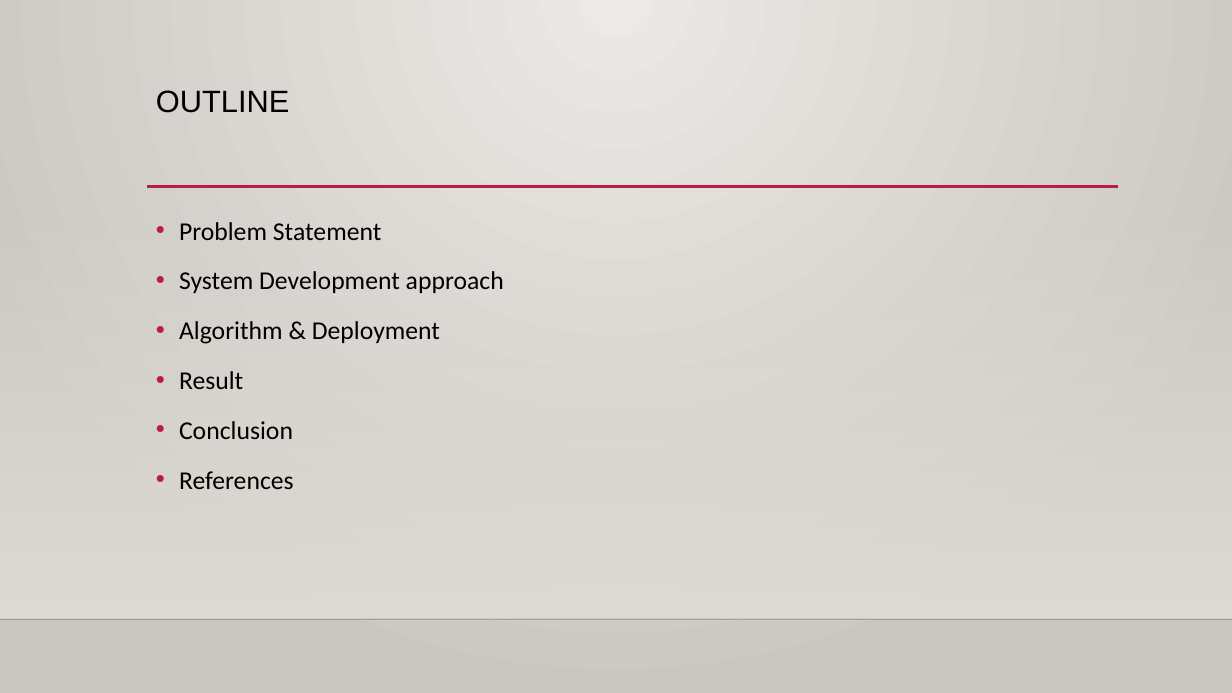
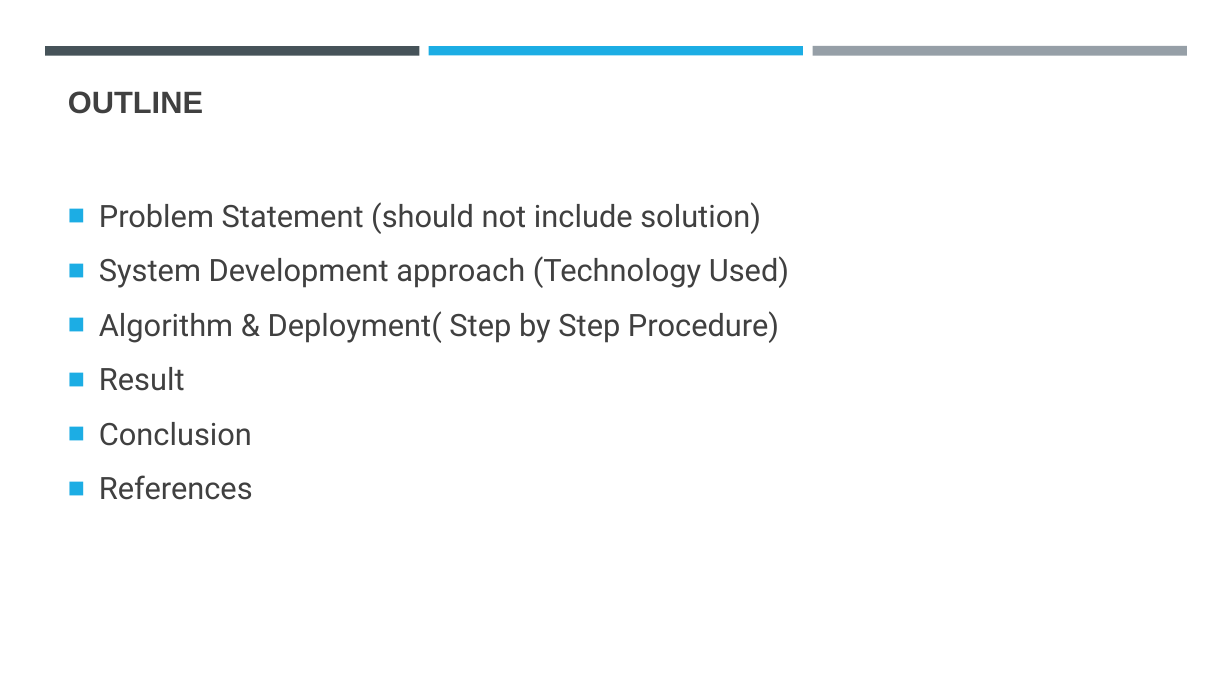
Before and after one commit to chandramani21/Employee_salary_prediction, a slide deck: slide 2 of Emplyoee Salary prediction.pptx. Drawn at 1232x693 pixels with LibreOffice and Linux fonts; fonts in the diff are those of the drawing; background and template pictures are left out. Boxes give left, top, right and bottom in pixels: in the first picture for what was removed or moved away, otherwise in the second. Text is boxed around its words. In the diff, an @@ line names an element or a change of style, - is before the commit and + after.

```diff
--- a/Emplyoee Salary prediction.pptx
+++ b/Emplyoee Salary prediction.pptx
@@ background gradient #ECEAE7 to #CAC7C1 to #FFFFFF @@
@@ rectangle added at <box>45,46,420,55</box>, fill #465359 @@
@@ rectangle added at <box>429,46,803,55</box>, fill #1CADE4 @@
@@ rectangle added at <box>812,46,1187,56</box>, fill #969FA7 @@
@@ title "OUTLINE": place and size @@
-title "OUTLINE" at <box>156,90,289,113</box>
+title "OUTLINE" at <box>68,91,203,114</box>
@@ title "OUTLINE" at <box>68,91,203,114</box>: text colour #000000 to #404040, bold on; line spacing 0.9 to 1; vertical alignment top to bottom @@
@@ text "Problem Statement (should not include ...": place and size @@
-text "Problem Statement (should not include ..." at <box>179,222,504,489</box>
+text "Problem Statement (should not include ..." at <box>99,202,789,500</box>
@@ text "Problem Statement (should not include ..." at <box>99,202,789,500</box>: vertical alignment top to middle @@
@@ rectangle removed at <box>0,204,1232,619</box> @@
@@ text at <box>99,202,789,343</box>: text changed; size 20 to 24 pt; font Calibri to Roboto; text colour #000000 to #404040 @@
-• Problem Statement
-• System Development approach
-• Algorithm & Deployment
+■ Problem Statement (should not include solution)
+■ System Development approach (Technology Used)
+■ Algorithm & Deployment( Step by Step Procedure)
@@ line removed from (147, 187) to (1118, 187) @@
@@ text at <box>99,367,253,500</box>: size 20 to 24 pt, font Calibri to Roboto, text colour #000000 to #404040 in "Result", "Conclusion", "References"; bullet • to ■; line spacing 1.2 to 1.1; bullet colour #B71E42 to #1CADE4 @@
@@ line removed from (0, 619) to (1232, 619) @@
```
Also in this commit, not shown: 2 other slides changed, 29 slides added, 2 slides removed.
